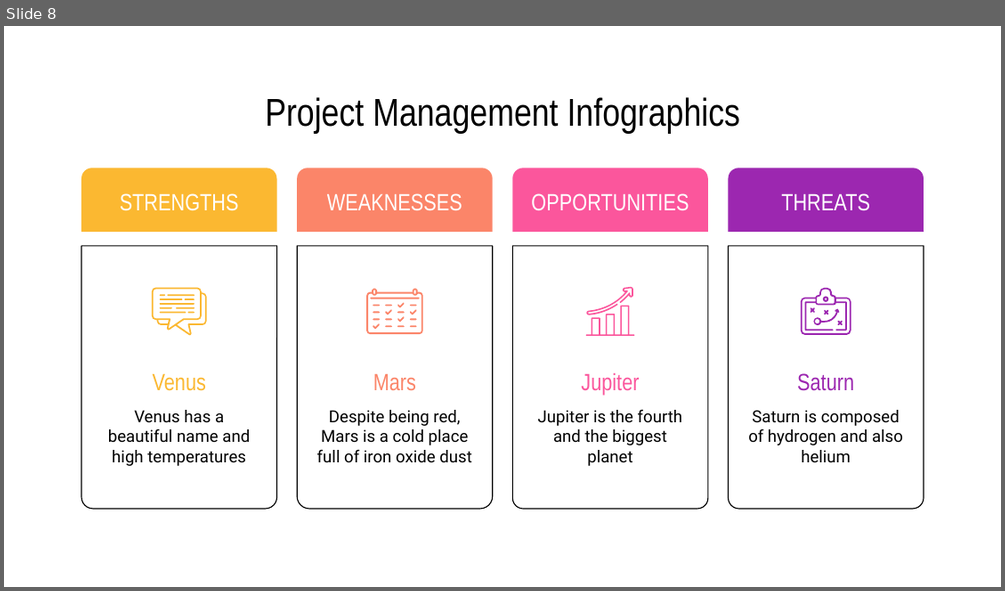
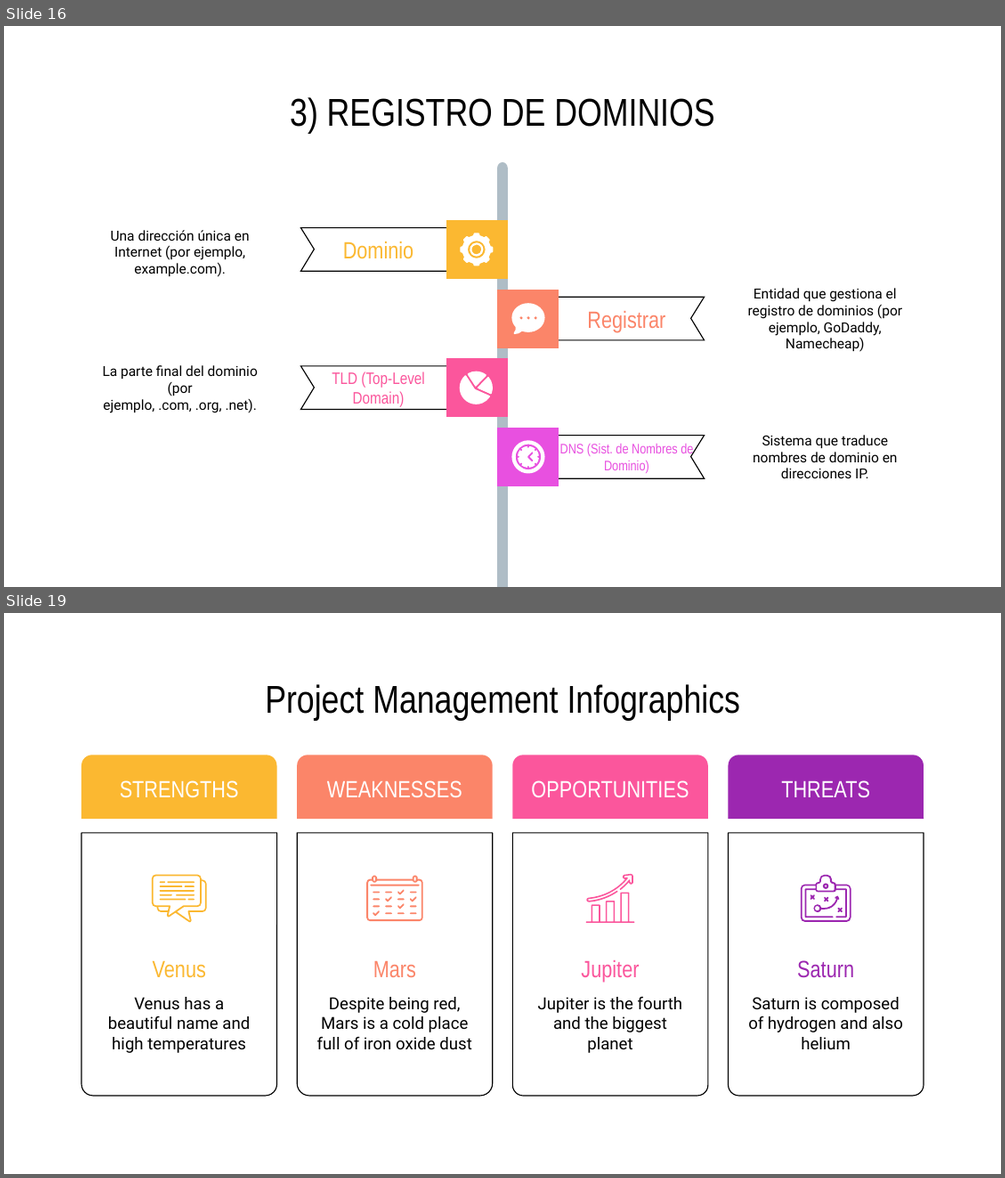
Before and after one commit to marianomorel/maestria-repo, a slide deck: Concurso - TIA - Regular/INFOGRAFIA - CONCURSO - MARIANO MOREL.pptx. Shown one above the other, each under a label of ours: slide 8 before the commit, slides 16 and 19 after it; the slides between them are not shown. The pictures are 1005x591 and 1005x1178 pixels, drawn with LibreOffice and Linux fonts; fonts in the diff are those of the drawing. Boxes give left, top, right and bottom in pixels: in the first picture for what was removed or moved away, otherwise in the second. Text is boxed around its words. In the diff, an @@ line names an element or a change of style, - is before the commit and + after.

```diff
--- a/Concurso - TIA - Regular/INFOGRAFIA - CONCURSO - MARIANO MOREL.pptx
+++ b/Concurso - TIA - Regular/INFOGRAFIA - CONCURSO - MARIANO MOREL.pptx
@@ slide 16 added at (x1=4, y1=26, x2=1001, y2=587), background #FFFFFF @@
@@ title added at (x1=290, y1=97, x2=714, y2=133), 28 pt, text #000000 @@
+3) REGISTRO DE DOMINIOS
@@ freeform shape added at (x1=497, y1=162, x2=508, y2=587), fill #AFBDC6 @@
@@ text added at (x1=111, y1=230, x2=250, y2=277), 10 pt, text #000000 @@
+Una dirección única en Internet (por ejemplo, example.com).
@@ freeform shape added at (x1=301, y1=227, x2=456, y2=270), outline #000000 0.75 pt, 17 pt, text #FBB831 @@
+Dominio
@@ freeform shape added at (x1=446, y1=220, x2=508, y2=279), fill #FBB831 @@
@@ freeform shape added at (x1=460, y1=232, x2=493, y2=265), fill #FFFFFF @@
@@ freeform shape added at (x1=469, y1=242, x2=484, y2=257), fill #FFFFFF @@
@@ freeform shape added at (x1=497, y1=289, x2=558, y2=348), fill #FB8569 @@
@@ text added at (x1=748, y1=288, x2=902, y2=352), 10 pt, text #000000 @@
+Entidad que gestiona el registro de dominios (por ejemplo, GoDaddy, Namecheap)
@@ freeform shape added at (x1=511, y1=303, x2=544, y2=334), fill #FFFFFF @@
@@ freeform shape added at (x1=550, y1=297, x2=704, y2=340), outline #000000 0.75 pt, 17 pt, text #FB8569 @@
+Registrar
@@ text added at (x1=103, y1=365, x2=258, y2=413), 10 pt, text #000000 @@
+La parte final del dominio (por ejemplo, .com, .org, .net).
@@ freeform shape added at (x1=301, y1=366, x2=456, y2=409), outline #000000 0.75 pt, 12 pt, text #FB569C @@
+TLD (Top-Level Domain)
@@ freeform shape added at (x1=446, y1=358, x2=508, y2=417), fill #FB569C @@
@@ freeform shape added at (x1=468, y1=371, x2=486, y2=386), fill #FFFFFF @@
@@ freeform shape added at (x1=460, y1=375, x2=491, y2=403), fill #FFFFFF @@
@@ freeform shape added at (x1=477, y1=377, x2=494, y2=394), fill #FFFFFF @@
@@ freeform shape added at (x1=497, y1=427, x2=558, y2=486), fill #E850E0 @@
@@ freeform shape added at (x1=511, y1=440, x2=544, y2=473), fill #FFFFFF @@
@@ freeform shape added at (x1=518, y1=446, x2=538, y2=467), fill #FFFFFF @@
@@ freeform shape added at (x1=550, y1=435, x2=704, y2=477), outline #000000 0.75 pt, 10 pt, text #E850E0 @@
+DNS (Sist. de Nombres de Dominio)
@@ text added at (x1=752, y1=435, x2=898, y2=478), 10 pt, text #000000 @@
+Sistema que traduce nombres de dominio en direcciones IP.
@@ what was slide 8 is now slide 19 @@
```
Also in this commit, not shown: 3 slides changed, 13 other slides added, 8 slides removed, 4 other files.
